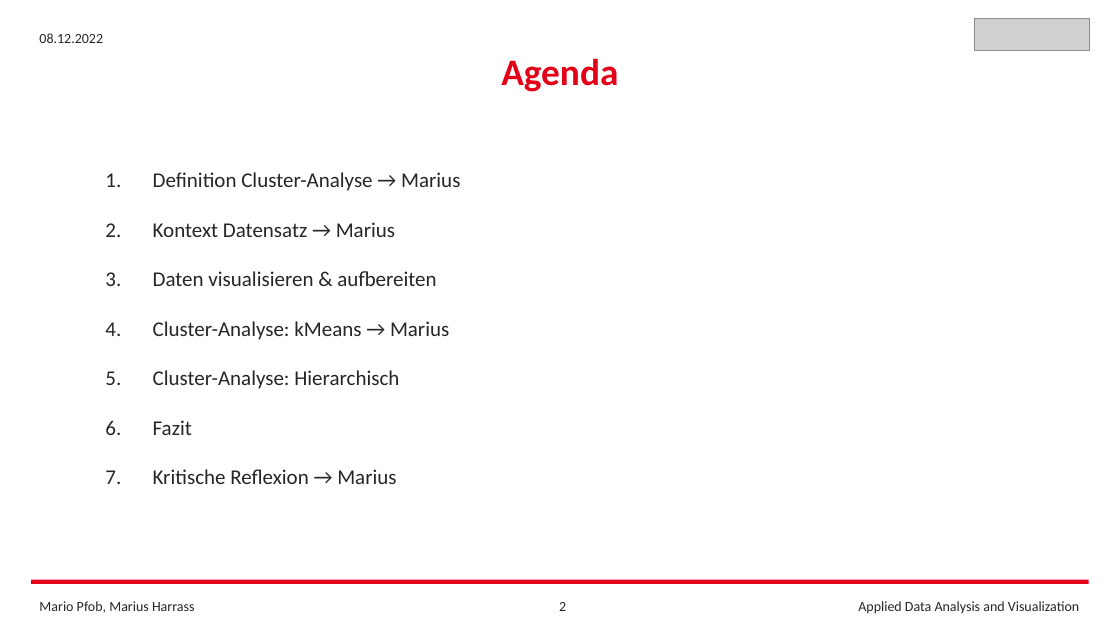
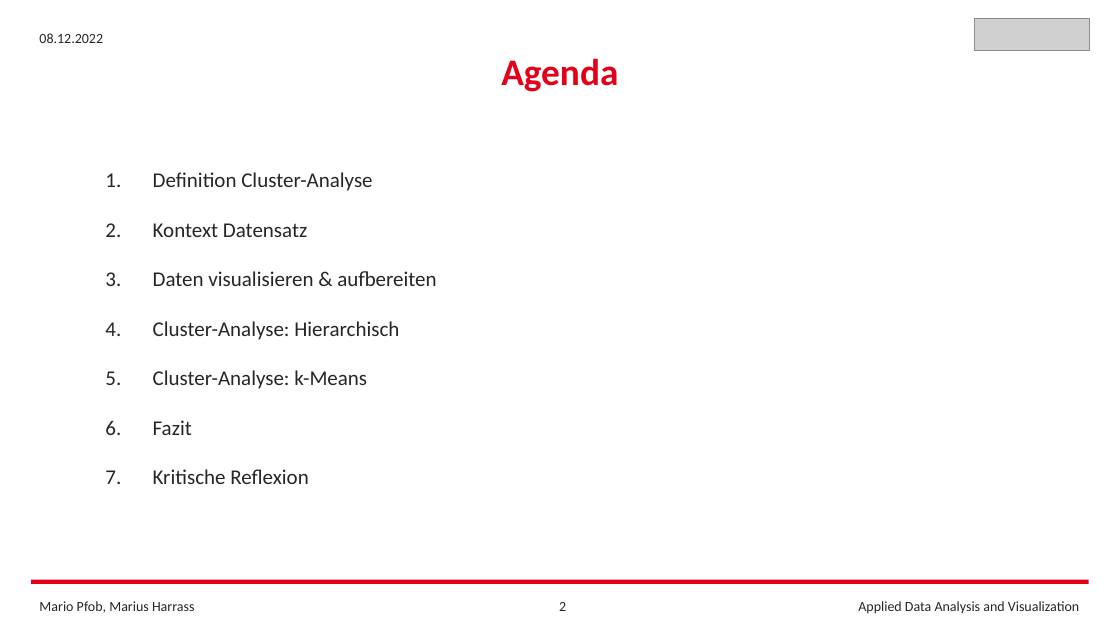
Before and after one commit to FrankCastlepancakes/ClusteringScikitLearn, a slide deck: slide 2 of Clustering_Scikit_Learn.pptx. Drawn at 1120x630 pixels with LibreOffice and Linux fonts; fonts in the diff are those of the drawing; grey boxes stand for pictures. Boxes give left, top, right and bottom in pixels: in the first picture for what was removed or moved away, otherwise in the second. Text is boxed around its words. In the diff, an @@ line names an element or a change of style, - is before the commit and + after.

```diff
--- a/Clustering_Scikit_Learn.pptx
+++ b/Clustering_Scikit_Learn.pptx
@@ text at (153,172,372,237): text changed @@
-1. Definition Cluster-Analyse → Marius
-2. Kontext Datensatz → Marius
+1. Definition Cluster-Analyse
+2. Kontext Datensatz
@@ text at (153,321,449,340): paragraph removed @@
-4. Cluster-Analyse: kMeans → Marius
@@ text at (153,370,367,389): paragraph added @@
+5. Cluster-Analyse: k-Means
@@ text at (153,469,309,484): text changed @@
-7. Kritische Reflexion → Marius
+7. Kritische Reflexion
```
Also in this commit, not shown: 3 other slides changed, 1 slide removed, 2 other files.
